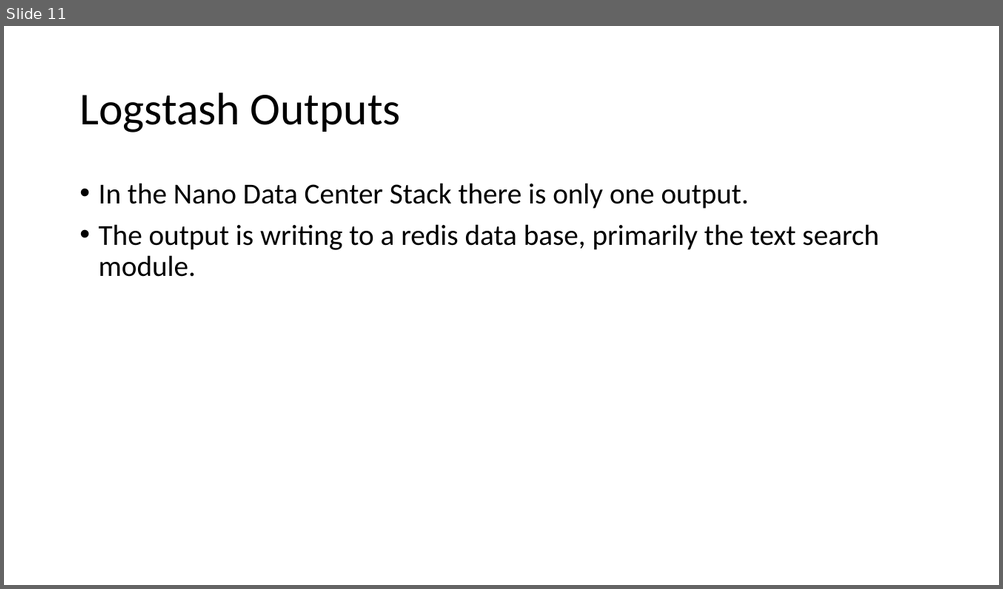
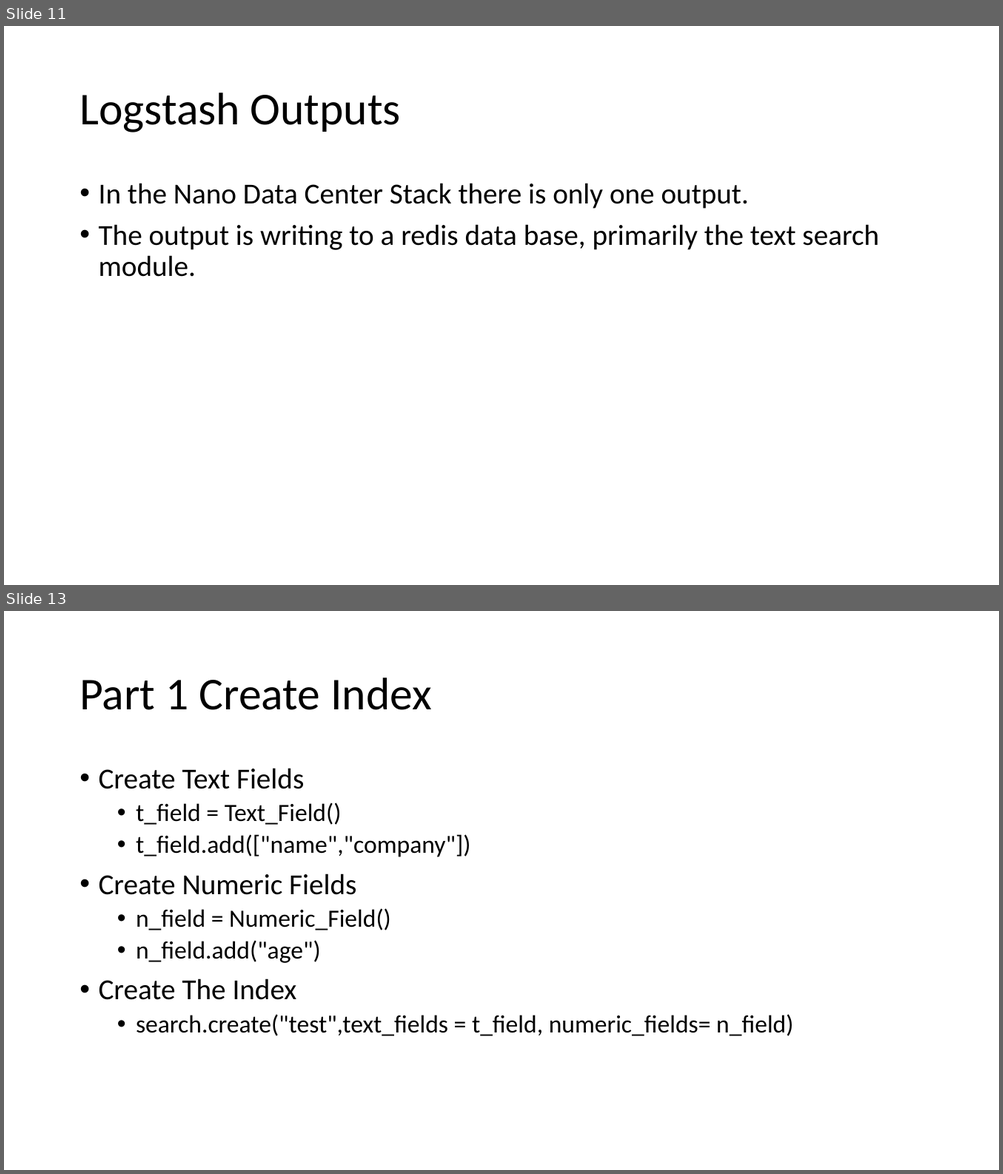
Before and after one commit to NanoDataCenter/nano_data_center, a slide deck: presentations/session_3/Redis as Elastic Search.pptx. Shown one above the other, each under a label of ours: slide 11 before the commit, slides 11 and 13 after it; the slides between them are not shown. The pictures are 1003x589 and 1003x1174 pixels, drawn with LibreOffice and Linux fonts; fonts in the diff are those of the drawing. Boxes give left, top, right and bottom in pixels: in the first picture for what was removed or moved away, otherwise in the second. Text is boxed around its words. In the diff, an @@ line names an element or a change of style, - is before the commit and + after.

```diff
--- a/presentations/session_3/Redis as Elastic Search.pptx
+++ b/presentations/session_3/Redis as Elastic Search.pptx
@@ slide 13 added at (4,611,999,1170), background #FFFFFF @@
@@ title added at (79,678,432,710), 44 pt, text #000000 @@
+Part 1 Create Index
@@ text added at (99,768,793,1037), 24 pt, text #000000 @@
+• Create Text Fields
+  • t_field = Text_Field()
+  • t_field.add(["name","company"])
+• Create Numeric Fields
+  • n_field = Numeric_Field()
+  • n_field.add("age")
+• Create The Index
+  • search.create("test",text_fields = t_field, numeric_fields= n_field)
```
Also in this commit, not shown: 2 slides changed, 4 other slides added, 2 other files.
